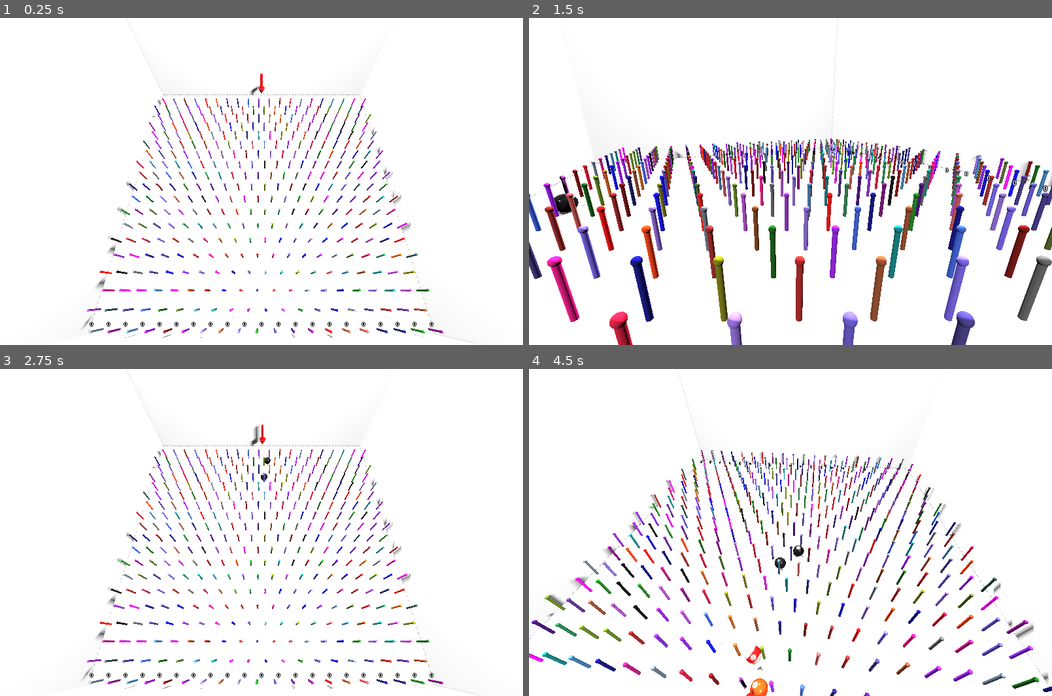
Above: before the commit, frames 1-4 (two rows, left to right).
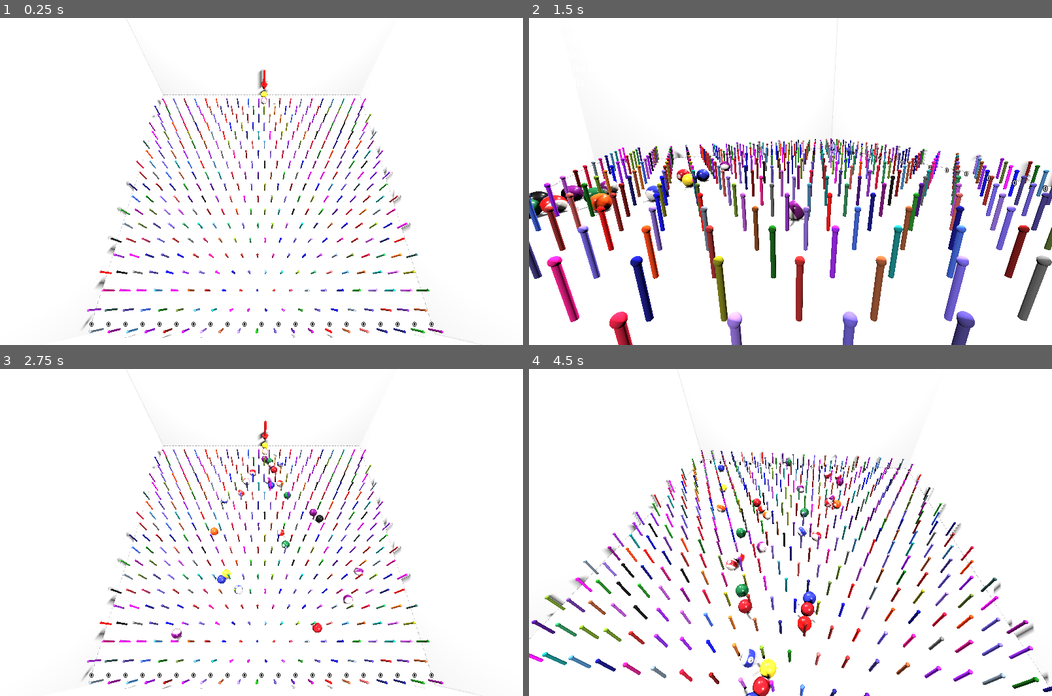
Above: after the commit, the same moments.

Repository: kasworld/gd4pinball
Game: Godot game, scene res://main.tscn
The game is run twice, just before and just after one commit, with the same random seed, the same clock (stepped at 60 frames per second) and the same inputs.
Inputs (mouse positions are in pixels of both pictures, inside the frame that each line leads up to):
- Up to frame 1 (0.25 s): no input
- Up to frame 2 (1.5 s): tap Enter at 0.5, 0.6, 1.35 s; move the mouse to (905, 165) at 0.52 s; hold Right 0.53-1.28 s; click (905, 165) at 0.67 s; move the mouse to (685, 197) at 1.27 s; hold Left from 1.28 s (still down)
- Up to frame 3 (2.75 s): move the mouse to (313, 460) at 2.02 s; release Left at 2.03 s; hold Right from 2.03 s (still down); tap Enter at 2.1 s
- Up to frame 4 (4.5 s): move the mouse to (764, 597) at 2.77 s; tap Enter at 2.85, 3.6, 4.35 s; click (764, 597) at 2.92 s; move the mouse to (947, 581) at 3.52 s; release Right at 3.53 s; hold Left from 3.53 s (still down); move the mouse to (633, 483) at 4.27 s

The runs differ from the first frame. In frame 1, 0.2% of the frame differs, in the area x 47-54%, y 15-27%; in frame 2, 1.7%; in frame 3, 1.0%; in frame 4, 2.5%, in the area x 31-68%, y 25-100%.

Commit message:
중력,공 추가속도 증가

Diff:
--- a/main.gd
+++ b/main.gd
@@ -24,7 +24,7 @@
 func _ready() -> void:
 	dark_colors = NamedColorList.make_dark_color_list(0.5)
 	$Arrow3D.init(2,Color.RED,0.1,0.3)
-	$Arrow3D.position = Vector3(0, -8, -9)
+	$Arrow3D.position = Vector3(0.25, -8, -9.5)
 	reset_camera_pos()
 	for x in range(-10,11):
 		for y in range(-8,11):
--- a/main.tscn
+++ b/main.tscn
@@ -62,6 +62,7 @@
 [node name="BarContainer" type="Node3D" parent="."]
 
 [node name="Timer공추가" type="Timer" parent="."]
+wait_time = 0.1
 autostart = true
 
 [node name="BallEndCounterContainer" type="Node3D" parent="."]
--- a/project.godot
+++ b/project.godot
@@ -30,4 +30,4 @@
 3d/run_on_separate_thread=true
 3d/physics_engine="Jolt Physics"
 jolt_physics_3d/limits/world_boundary_shape_size=200.0
-3d/default_gravity_vector=Vector3(0, -1, 1)
+3d/default_gravity_vector=Vector3(0, -10, 10)
